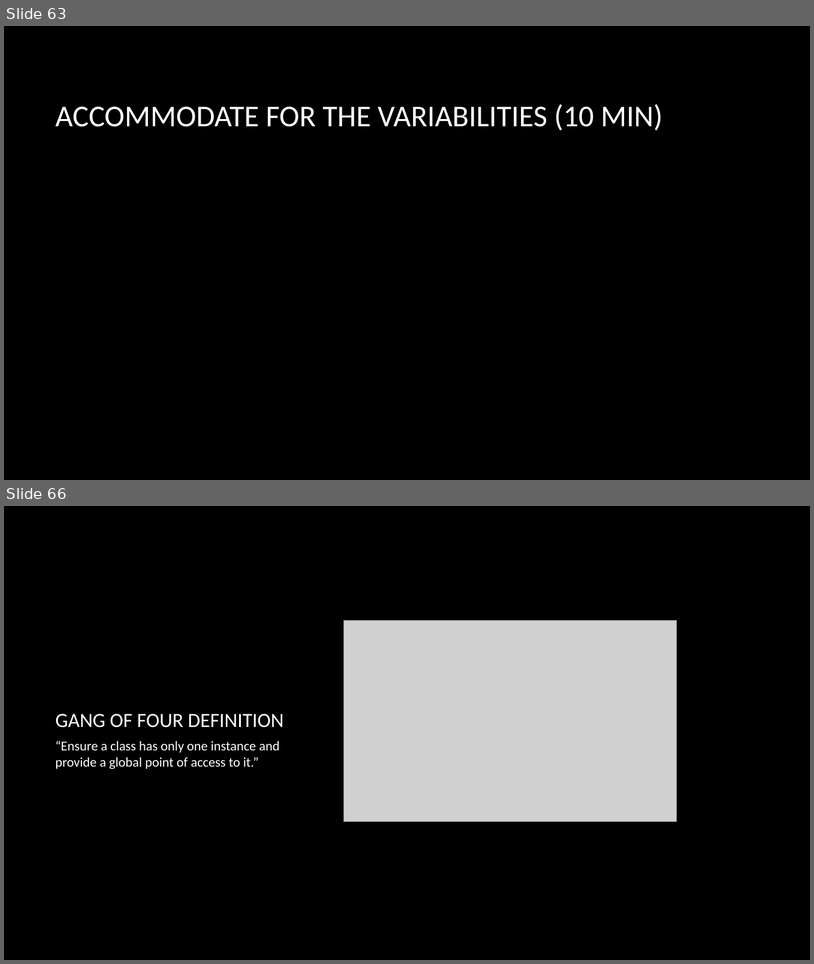
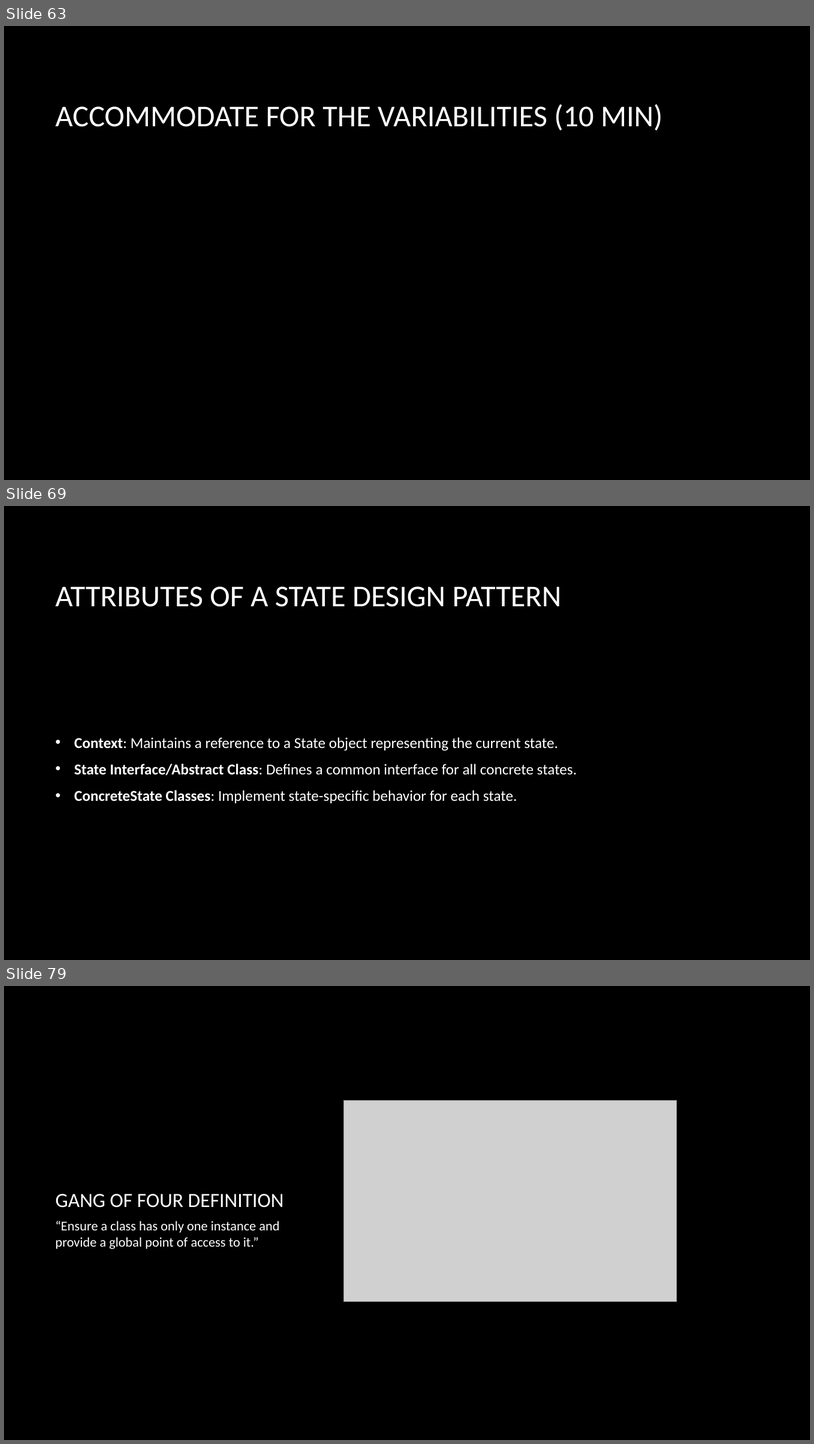
Before and after one commit to dundane/CSC360Demos, a slide deck: CSC360Demo/Design Patterns Slide Show.pptx. Shown one above the other, each under a label of ours: slides 63 and 66 before the commit, slides 63, 69 and 79 after it; the slides between them are not shown. The pictures are 814x964 and 814x1444 pixels, drawn with LibreOffice and Linux fonts; fonts in the diff are those of the drawing; grey boxes stand for pictures; background and template pictures are left out. Boxes give left, top, right and bottom in pixels: in the first picture for what was removed or moved away, otherwise in the second. Text is boxed around its words. In the diff, an @@ line names an element or a change of style, - is before the commit and + after.

Commit message:
State Pattern Demo

```diff
--- a/CSC360Demo/Design Patterns Slide Show.pptx
+++ b/CSC360Demo/Design Patterns Slide Show.pptx
@@ slide 69 added at (x1=4, y1=506, x2=810, y2=960), background picture (left out) @@
@@ title added at (x1=56, y1=586, x2=562, y2=607), 36 pt, text #FFFFFF @@
+ATTRIBUTES OF A STATE DESIGN PATTERN
@@ text added at (x1=74, y1=737, x2=577, y2=803), 18 pt, text #FFFFFF @@
+• Context: Maintains a reference to a State object representing the current state.
+• State Interface/Abstract Class: Defines a common interface for all concrete states.
+• ConcreteState Classes: Implement state-specific behavior for each state.
@@ what was slide 66 is now slide 79 @@
```
Also in this commit, not shown: 14 other slides added, 2 slides removed, 10 other files.
